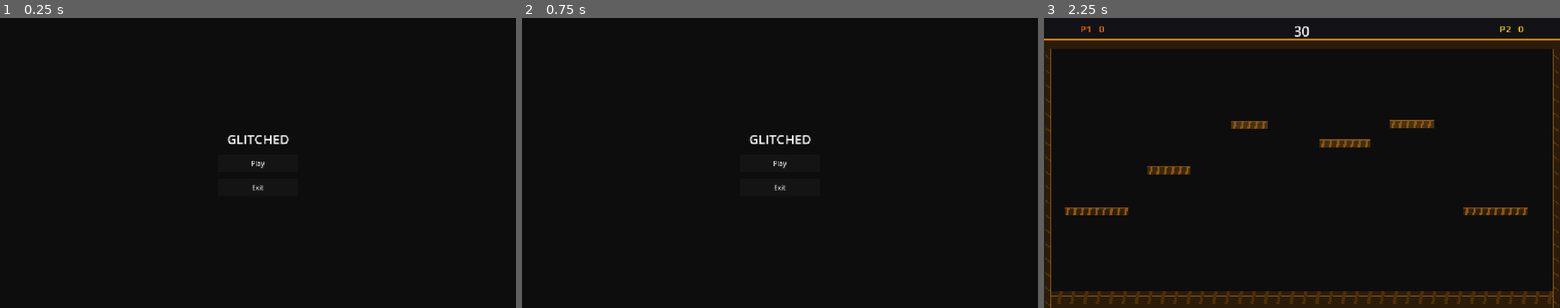
Above: before the commit, frames 1-3 (left to right).
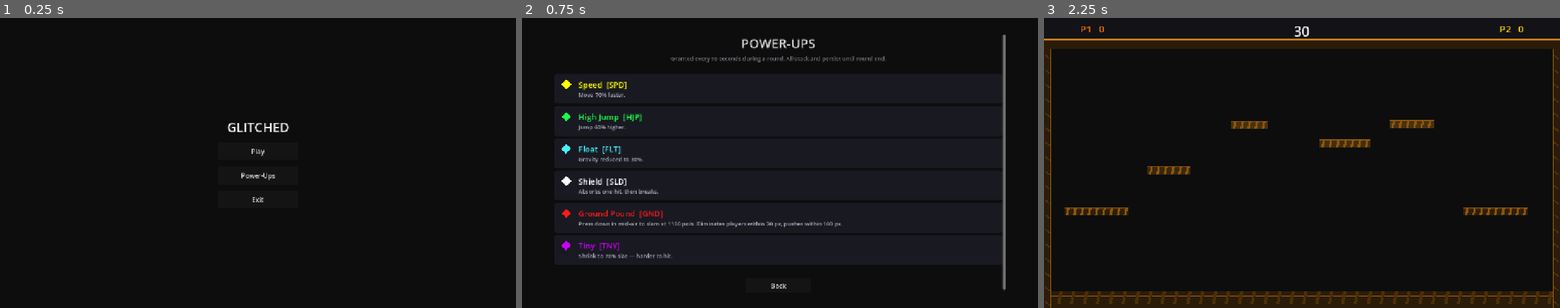
Above: after the commit, the same moments.

Repository: sfw185/Glitched
Game: Godot game, scene res://scenes/MainMenu.tscn
Two runs of this game, one before a commit and one after it. Both use one fixed random seed, a clock stepped at 60 frames per second and the inputs below.
Inputs (mouse positions are in pixels of both pictures, inside the frame that each line leads up to):
- Up to frame 1 (0.25 s): no input
- Up to frame 2 (0.75 s): click (780, 174) at 0.5 s, where only the run after the commit has a clickable "Power-Ups"
- Up to frame 3 (2.25 s): click (1302, 284) at 1.25 s, where only the run after the commit has a clickable "Back"; click "Play" at 2 s

The runs differ from the first frame. In frame 1, 0.6% of the frame differs, in the area x 44-56%, y 36-64%; in frame 2, 3.9%, in the area x 7-94%, y 5-94%; in frame 3, nothing differs.

Commit message:
Power up page

Diff:
--- a/scenes/MainMenu.tscn
+++ b/scenes/MainMenu.tscn
@@ -24,9 +24,9 @@
 anchor_right = 0.5
 anchor_bottom = 0.5
 offset_left = -100.0
-offset_top = -70.0
+offset_top = -90.0
 offset_right = 100.0
-offset_bottom = 70.0
+offset_bottom = 90.0
 theme_override_constants/separation = 16
 grow_horizontal = 2
 grow_vertical = 2
@@ -42,6 +42,11 @@
 custom_minimum_size = Vector2(200, 44)
 text = "Play"
 
+[node name="PowerUpsButton" type="Button" parent="VBox"]
+layout_mode = 2
+custom_minimum_size = Vector2(200, 44)
+text = "Power-Ups"
+
 [node name="ExitButton" type="Button" parent="VBox"]
 layout_mode = 2
 custom_minimum_size = Vector2(200, 44)
--- /dev/null
+++ b/scenes/PowerUpInfo.tscn
@@ -0,0 +1,10 @@
+[gd_scene load_steps=2 format=3 uid="uid://b0powerupinfo"]
+
+[ext_resource type="Script" path="res://scripts/power_up_info.gd" id="1_info"]
+
+[node name="PowerUpInfo" type="Control"]
+layout_mode = 3
+anchors_preset = 15
+anchor_right = 1.0
+anchor_bottom = 1.0
+script = ExtResource("1_info")
--- a/scripts/main_menu.gd
+++ b/scripts/main_menu.gd
@@ -3,6 +3,7 @@
 
 func _ready() -> void:
 	$VBox/PlayButton.pressed.connect(_on_play_pressed)
+	$VBox/PowerUpsButton.pressed.connect(_on_power_ups_pressed)
 	$VBox/ExitButton.pressed.connect(_on_exit_pressed)
 
 
@@ -10,5 +11,9 @@
 	get_tree().change_scene_to_file("res://scenes/Level.tscn")
 
 
+func _on_power_ups_pressed() -> void:
+	get_tree().change_scene_to_file("res://scenes/PowerUpInfo.tscn")
+
+
 func _on_exit_pressed() -> void:
 	get_tree().quit()
--- a/scripts/player.gd
+++ b/scripts/player.gd
@@ -1,6 +1,58 @@
 extends CharacterBody2D
 
 enum PowerUpType { NONE, SPEED, HIGH_JUMP, FLOAT, SHIELD, GROUND_POUND, TINY }
+
+# ---- Power-up gameplay constants (referenced by descriptions below) ----
+const PWR_SPEED_MULT: float       = 1.7
+const PWR_JUMP_MULT: float        = 1.6
+const PWR_GRAVITY_MULT: float     = 0.3
+const PWR_SLAM_SPEED: float       = 1100.0
+const PWR_SLAM_KILL_RANGE: float  = 30.0
+const PWR_SLAM_PUSH_RANGE: float  = 100.0
+const PWR_TINY_SCALE: float       = 0.7
+
+## Central registry for all power-ups.  The info screen, HUD codes,
+## and indicator colours all read from this — adding a new entry here
+## automatically updates every consumer.
+static var POWER_UP_INFO: Dictionary = {
+	PowerUpType.SPEED: {
+		"name": "Speed",
+		"code": "SPD",
+		"color": Color(1.00, 1.00, 0.00),
+		"desc": "Move %.0f%% faster." % ((PWR_SPEED_MULT - 1.0) * 100.0),
+	},
+	PowerUpType.HIGH_JUMP: {
+		"name": "High Jump",
+		"code": "HJP",
+		"color": Color(0.10, 1.00, 0.30),
+		"desc": "Jump %.0f%% higher." % ((PWR_JUMP_MULT - 1.0) * 100.0),
+	},
+	PowerUpType.FLOAT: {
+		"name": "Float",
+		"code": "FLT",
+		"color": Color(0.28, 0.95, 1.00),
+		"desc": "Gravity reduced to %.0f%%." % (PWR_GRAVITY_MULT * 100.0),
+	},
+	PowerUpType.SHIELD: {
+		"name": "Shield",
+		"code": "SLD",
+		"color": Color.WHITE,
+		"desc": "Absorbs one hit, then breaks.",
+	},
+	PowerUpType.GROUND_POUND: {
+		"name": "Ground Pound",
+		"code": "GND",
+		"color": Color(1.00, 0.10, 0.10),
+		"desc": "Press down in mid-air to slam at %.0f px/s. Eliminates players within %.0f px, pushes within %.0f px." \
+			% [PWR_SLAM_SPEED, PWR_SLAM_KILL_RANGE, PWR_SLAM_PUSH_RANGE],
+	},
+	PowerUpType.TINY: {
+		"name": "Tiny",
+		"code": "TNY",
+		"color": Color(0.80, 0.00, 1.00),
+		"desc": "Shrink to %.0f%% size — harder to hit." % (PWR_TINY_SCALE * 100.0),
+	},
+}
 
 @export var player_index: int  = 0
 @export var speed: float       = 200.0
@@ -203,14 +255,14 @@
 
 	# Gravity — Float makes it dreamy
 	if not is_on_floor():
-		var grav: float = GRAVITY * 0.3 if _pwr_float else GRAVITY
+		var grav: float = GRAVITY * PWR_GRAVITY_MULT if _pwr_float else GRAVITY
 		vel.y += grav * delta
 
 	if is_on_floor():
 		_can_double_jump = true
 
 	# Jump — HighJump amplifies it
-	var eff_jump: float = jump_velocity * 1.6 if _pwr_high_jump else jump_velocity
+	var eff_jump: float = jump_velocity * PWR_JUMP_MULT if _pwr_high_jump else jump_velocity
 	if Input.is_action_just_pressed(_prefix + "_jump"):
 		if is_on_floor():
 			vel.y = eff_jump
@@ -221,14 +273,14 @@
 			_play(_snd_double_jumps[player_index])
 
 	# Horizontal — Speed amplifies it
-	var eff_speed: float = speed * 1.7 if _pwr_speed else speed
+	var eff_speed: float = speed * PWR_SPEED_MULT if _pwr_speed else speed
 	vel.x = Input.get_axis(_prefix + "_left", _prefix + "_right") * eff_speed
 
 	# Down — fast-fall always; GroundPound arms the slam
 	if Input.is_action_just_pressed(_prefix + "_down") and not is_on_floor():
 		if _pwr_ground_pound:
 			_ground_pound_armed = true
-			vel.y = 1100.0
+			vel.y = PWR_SLAM_SPEED
 		else:
 			if vel.y < 600.0:
 				vel.y = 600.0
@@ -319,20 +371,15 @@
 
 
 func _power_indicator_color(type: int) -> Color:
-	match type:
-		PowerUpType.SPEED:        return Color(1.00, 1.00, 0.00)
-		PowerUpType.HIGH_JUMP:    return Color(0.10, 1.00, 0.30)
-		PowerUpType.FLOAT:        return Color(0.28, 0.95, 1.00)
-		PowerUpType.SHIELD:       return Color.WHITE
-		PowerUpType.GROUND_POUND: return Color(1.00, 0.10, 0.10)
-		PowerUpType.TINY:         return Color(0.80, 0.00, 1.00)
+	if POWER_UP_INFO.has(type):
+		return POWER_UP_INFO[type]["color"]
 	return Color.WHITE
 
 
 func _apply_tiny_scale(shrink: bool) -> void:
-	_body_root.scale = Vector2(0.7, 0.7) if shrink else Vector2.ONE
+	_body_root.scale = Vector2(PWR_TINY_SCALE, PWR_TINY_SCALE) if shrink else Vector2.ONE
 	(_collision_shape.shape as RectangleShape2D).size = \
-		_original_shape_size * 0.7 if shrink else _original_shape_size
+		_original_shape_size * PWR_TINY_SCALE if shrink else _original_shape_size
 
 
 func _check_ground_pound_landing() -> void:
@@ -347,9 +394,9 @@
 		if other == self or other.is_eliminated or other._spawn_timer > 0.0:
 			continue
 		var dx: float = absf(other.global_position.x - my_x)
-		if dx <= 30.0:
+		if dx <= PWR_SLAM_KILL_RANGE:
 			other.eliminate(player_index)
-		elif dx <= 100.0:
+		elif dx <= PWR_SLAM_PUSH_RANGE:
 			var v: Vector2 = other.velocity
 			v.x += (1.0 if other.global_position.x > my_x else -1.0) * 350.0
 			other.velocity = v
@@ -357,12 +404,9 @@
 
 func _build_power_up_display() -> String:
 	var s: String = ""
-	if _pwr_speed:        s += "SPD "
-	if _pwr_high_jump:    s += "HJP "
-	if _pwr_float:        s += "FLT "
-	if _pwr_shield:       s += "SLD "
-	if _pwr_ground_pound: s += "GND "
-	if _pwr_tiny:         s += "TNY "
+	for type in PWR_ORDER:
+		if has_power_up(type):
+			s += POWER_UP_INFO[type]["code"] + " "
 	return s.strip_edges()
 
 
--- /dev/null
+++ b/scripts/power_up_info.gd
@@ -0,0 +1,131 @@
+extends Control
+
+## Dynamically-generated power-up reference screen.
+## Reads entirely from Player.POWER_UP_INFO — adding a new entry there
+## automatically adds a row here.
+
+const PlayerScript = preload("res://scripts/player.gd")
+
+
+func _ready() -> void:
+	_build_ui()
+
+
+func _build_ui() -> void:
+	# ---- Dark background ----
+	var bg := ColorRect.new()
+	bg.color = Color(0.05, 0.05, 0.05, 1.0)
+	bg.set_anchors_preset(Control.PRESET_FULL_RECT)
+	add_child(bg)
+
+	# ---- Scrollable container (in case many power-ups overflow) ----
+	var scroll := ScrollContainer.new()
+	scroll.set_anchors_preset(Control.PRESET_FULL_RECT)
+	scroll.offset_left   = 80
+	scroll.offset_right  = -80
+	scroll.offset_top    = 40
+	scroll.offset_bottom = -40
+	add_child(scroll)
+
+	var vbox := VBoxContainer.new()
+	vbox.size_flags_horizontal = Control.SIZE_EXPAND_FILL
+	vbox.add_theme_constant_override("separation", 6)
+	scroll.add_child(vbox)
+
+	# ---- Title ----
+	var title := Label.new()
+	title.text = "POWER-UPS"
+	title.horizontal_alignment = HORIZONTAL_ALIGNMENT_CENTER
+	title.add_theme_font_size_override("font_size", 32)
+	title.add_theme_color_override("font_color", Color(0.85, 0.85, 0.85))
+	vbox.add_child(title)
+
+	# ---- Subtitle ----
+	var subtitle := Label.new()
+	subtitle.text = "Granted every 10 seconds during a round. All stack and persist until round end."
+	subtitle.horizontal_alignment = HORIZONTAL_ALIGNMENT_CENTER
+	subtitle.add_theme_font_size_override("font_size", 14)
+	subtitle.add_theme_color_override("font_color", Color(0.50, 0.50, 0.55))
+	subtitle.autowrap_mode = TextServer.AUTOWRAP_WORD
+	vbox.add_child(subtitle)
+
+	_add_spacer(vbox, 16)
+
+	# ---- One card per power-up, iterated from the registry ----
+	for type in PlayerScript.PWR_ORDER:
+		if not PlayerScript.POWER_UP_INFO.has(type):
+			continue
+		var info: Dictionary = PlayerScript.POWER_UP_INFO[type]
+		_add_power_up_card(vbox, info)
+
+	_add_spacer(vbox, 20)
+
+	# ---- Back button ----
+	var back := Button.new()
+	back.text = "Back"
+	back.custom_minimum_size = Vector2(160, 40)
+	back.size_flags_horizontal = Control.SIZE_SHRINK_CENTER
+	back.pressed.connect(_on_back_pressed)
+	vbox.add_child(back)
+
+
+func _add_power_up_card(parent: VBoxContainer, info: Dictionary) -> void:
+	var card := PanelContainer.new()
+	var style := StyleBoxFlat.new()
+	style.bg_color = Color(0.10, 0.10, 0.13, 1.0)
+	style.corner_radius_top_left     = 6
+	style.corner_radius_top_right    = 6
+	style.corner_radius_bottom_left  = 6
+	style.corner_radius_bottom_right = 6
+	style.content_margin_left   = 16
+	style.content_margin_right  = 16
+	style.content_margin_top    = 12
+	style.content_margin_bottom = 12
+	card.add_theme_stylebox_override("panel", style)
+	parent.add_child(card)
+
+	var hbox := HBoxContainer.new()
+	hbox.add_theme_constant_override("separation", 16)
+	card.add_child(hbox)
+
+	# Diamond indicator (matches in-game indicator)
+	var diamond_container := Control.new()
+	diamond_container.custom_minimum_size = Vector2(28, 28)
+	hbox.add_child(diamond_container)
+
+	var diamond := Polygon2D.new()
+	diamond.polygon = PackedVector2Array([
+		Vector2(14, 2), Vector2(26, 14), Vector2(14, 26), Vector2(2, 14)])
+	diamond.color = info["color"]
+	diamond_container.add_child(diamond)
+
+	# Text column
+	var text_vbox := VBoxContainer.new()
+	text_vbox.size_flags_horizontal = Control.SIZE_EXPAND_FILL
+	text_vbox.add_theme_constant_override("separation", 2)
+	hbox.add_child(text_vbox)
+
+	# Name + HUD code
+	var name_label := Label.new()
+	name_label.text = "%s  [%s]" % [info["name"], info["code"]]
+	name_label.add_theme_font_size_override("font_size", 20)
+	name_label.add_theme_color_override("font_color", info["color"])
+	text_vbox.add_child(name_label)
+
+	# Description
+	var desc_label := Label.new()
+	desc_label.text = info["desc"]
+	desc_label.add_theme_font_size_override("font_size", 14)
+	desc_label.add_theme_color_override("font_color", Color(0.70, 0.70, 0.75))
+	desc_label.autowrap_mode = TextServer.AUTOWRAP_WORD
+	text_vbox.add_child(desc_label)
+
+
+func _add_spacer(parent: VBoxContainer, height: float) -> void:
+	var spacer := Control.new()
+	spacer.custom_minimum_size = Vector2(0, height)
+	parent.add_child(spacer)
+
+
+func _on_back_pressed() -> void:
+	get_tree().change_scene_to_file("res://scenes/MainMenu.tscn")
Not shown, added: scripts/power_up_info.gd.uid
